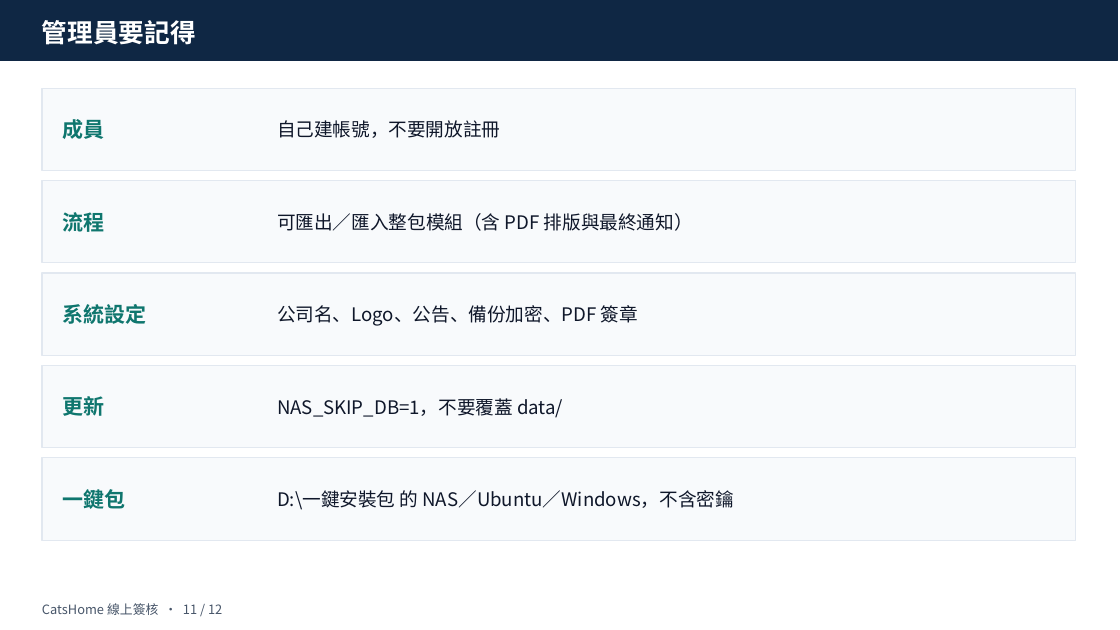
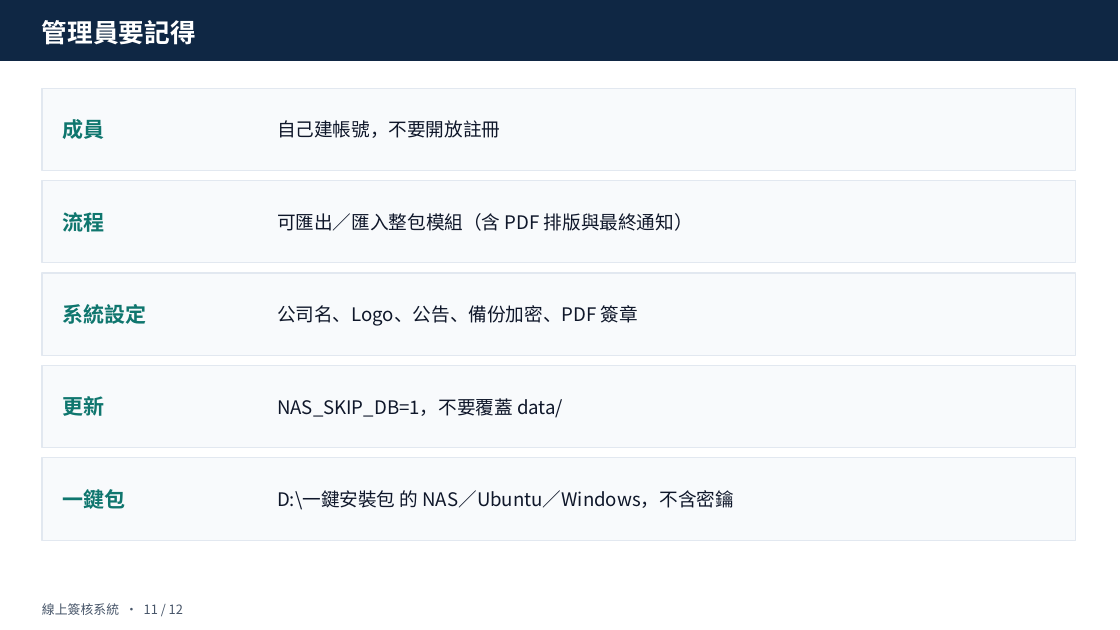
Before and after one commit to qbear555/approval-system, a slide deck: slide 11 of docs/線上簽核系統_操作手冊.pptx. Drawn at 1120x630 pixels with LibreOffice and Linux fonts; fonts in the diff are those of the drawing. Boxes give left, top, right and bottom in pixels: in the first picture for what was removed or moved away, otherwise in the second. Text is boxed around its words. In the diff, an @@ line names an element or a change of style, - is before the commit and + after.

Commit message:
docs: drop brand names from public copy and point home to localhost
GitHub About, README, and package description now say 線上簽核系統
and use http://127.0.0.1:3847 as the homepage.

```diff
--- a/docs/線上簽核系統_操作手冊.pptx
+++ b/docs/線上簽核系統_操作手冊.pptx
@@ text at (x1=42, y1=603, x2=183, y2=615): text changed @@
-CatsHome 線上簽核 · 11 / 12
+線上簽核系統 · 11 / 12
```
Also in this commit, not shown: 10 other slides changed, 5 other files.
